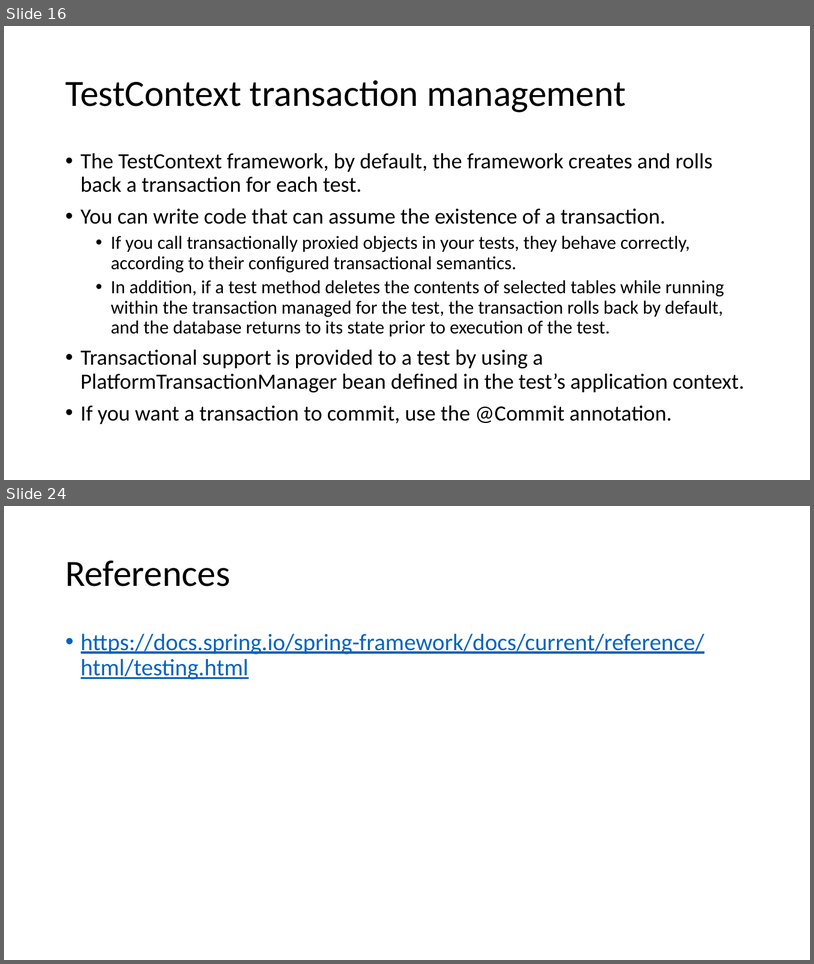
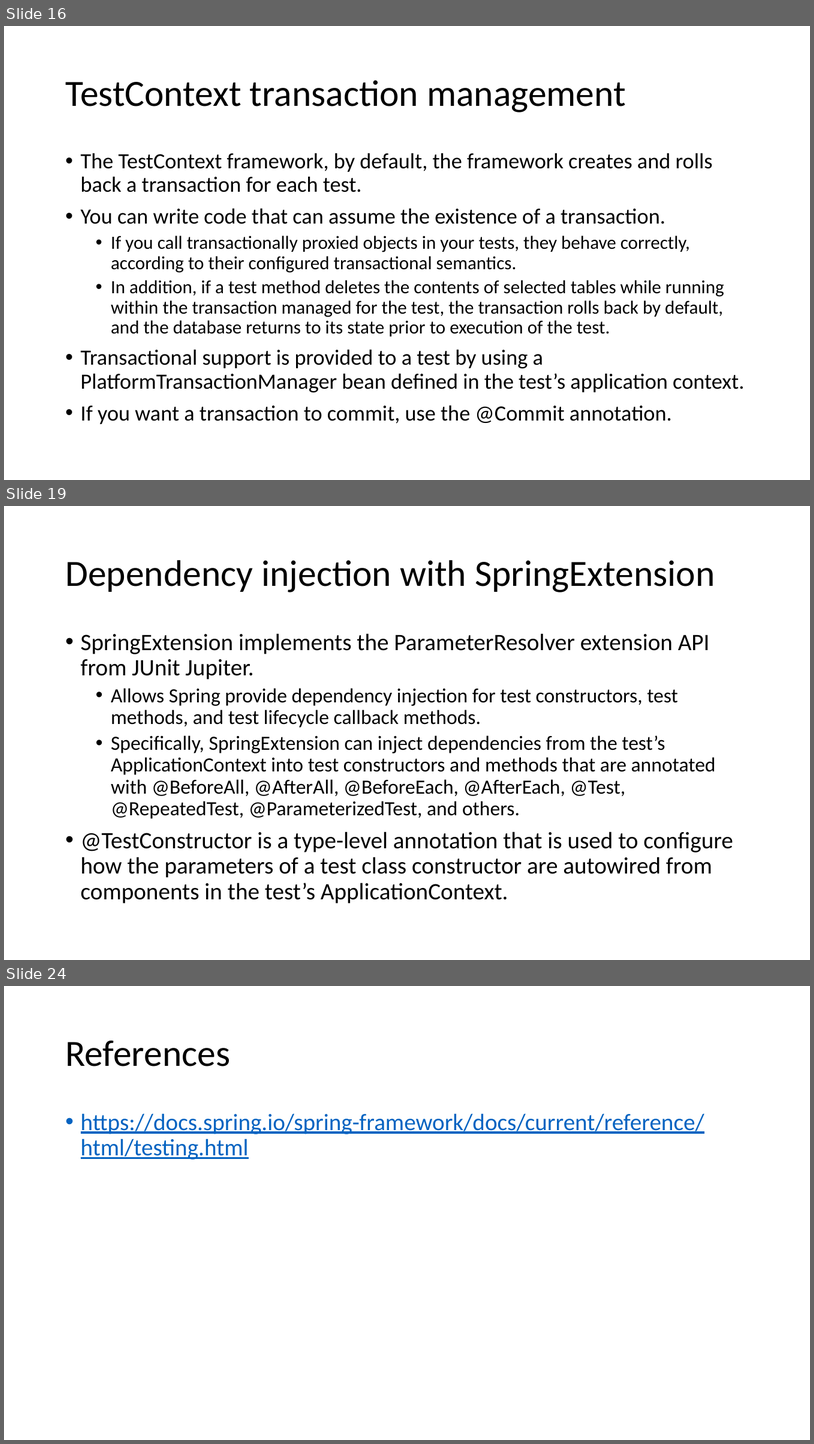
Before and after one commit to cebartling/test-driven, a slide deck: presentations/Introduction to Spring Framework Testing.pptx. Shown one above the other, each under a label of ours: slides 16 and 24 before the commit, slides 16, 19 and 24 after it; the slides between them are not shown. The pictures are 814x964 and 814x1444 pixels, drawn with LibreOffice and Linux fonts; fonts in the diff are those of the drawing. Boxes give left, top, right and bottom in pixels: in the first picture for what was removed or moved away, otherwise in the second. Text is boxed around its words. In the diff, an @@ line names an element or a change of style, - is before the commit and + after.

Commit message:
Updates to Spring Framework testing support presentation

```diff
--- a/presentations/Introduction to Spring Framework Testing.pptx
+++ b/presentations/Introduction to Spring Framework Testing.pptx
@@ slide 19 added at bbox=[4, 506, 810, 960], background #FFFFFF @@
@@ title added at bbox=[65, 560, 715, 592], 44 pt, text #000000 @@
+Dependency injection with SpringExtension
@@ text added at bbox=[81, 633, 734, 903], 24 pt, text #000000 @@
+• SpringExtension implements the ParameterResolver extension API from JUnit Jupiter.
+  • Allows Spring provide dependency injection for test constructors, test methods, and test lifecycle callback methods.
+  • Specifically, SpringExtension can inject dependencies from the test’s ApplicationContext into test constructors and methods that are annotated with @BeforeAll, @AfterAll, @BeforeEach, @AfterEach, @Test, @RepeatedTest, @ParameterizedTest, and others.
+• @TestConstructor is a type-level annotation that is used to configure how the parameters of a test class constructor are autowired from components in the test’s ApplicationContext.
```
Also in this commit, not shown: 1 slide changed, 1 other slide added, 2 slides removed.
